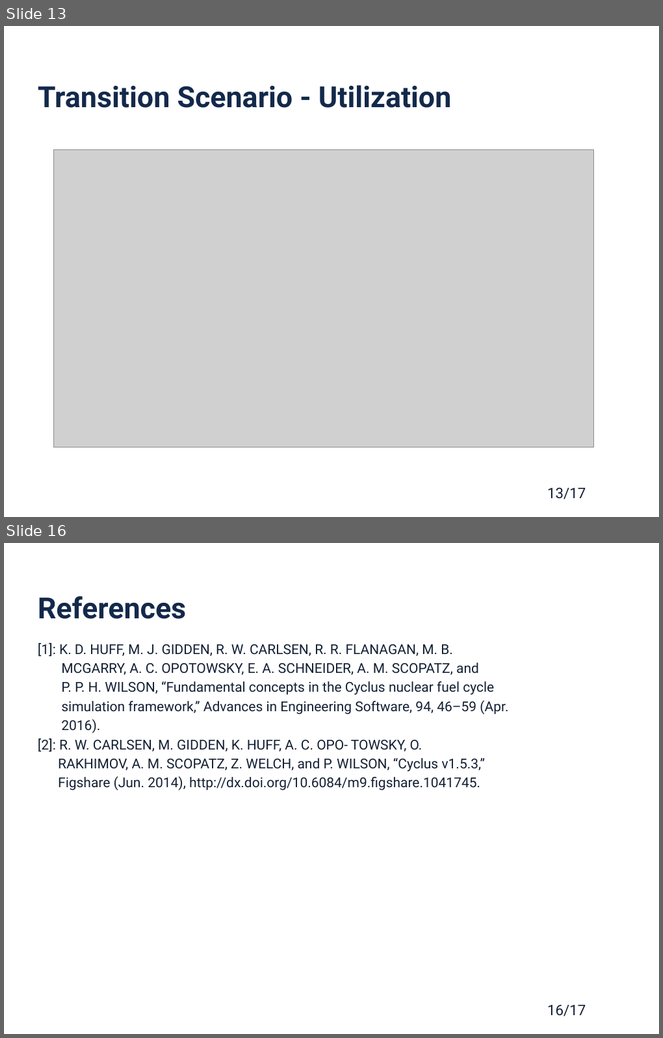
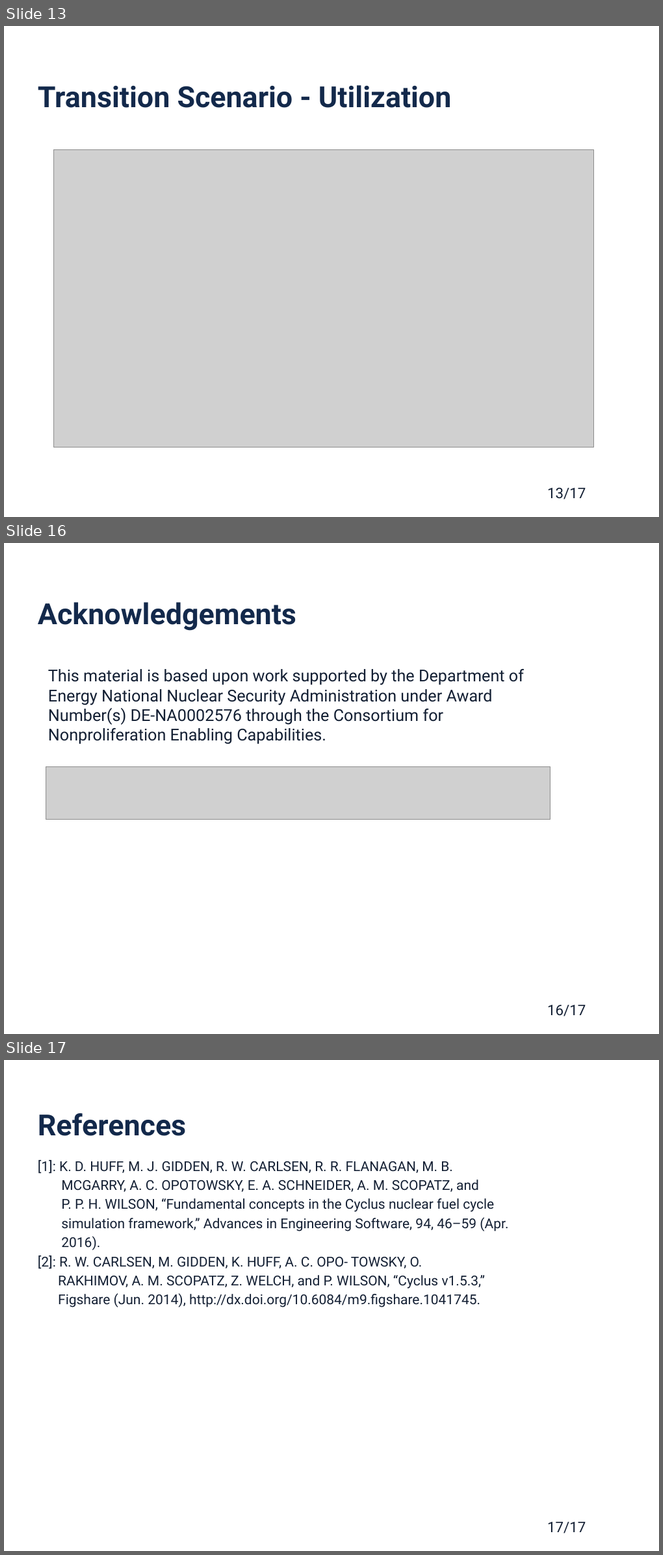
Before and after one commit to gtw2/2019-westphal-twofcs, a slide deck: 2019-westphal-twofcs-pres.pptx. Shown one above the other, each under a label of ours: slides 13 and 16 before the commit, slides 13, 16 and 17 after it; the slides between them are not shown. The pictures are 663x1038 and 663x1555 pixels, drawn with LibreOffice and Linux fonts; fonts in the diff are those of the drawing; grey boxes stand for pictures; background and template pictures are left out. Boxes give left, top, right and bottom in pixels: in the first picture for what was removed or moved away, otherwise in the second. Text is boxed around its words. In the diff, an @@ line names an element or a change of style, - is before the commit and + after.

```diff
--- a/2019-westphal-twofcs-pres.pptx
+++ b/2019-westphal-twofcs-pres.pptx
@@ slide 16 added at (4,543,659,1034), background picture (left out); not listed: 1 template element that a slide beside it also shows @@
@@ title added at (38,602,296,631), 32 pt, text #13294B, bold @@
+Acknowledgements
@@ text added at (48,669,524,745), 18 pt, text #131F33 @@
+This material is based upon work supported by the Department of Energy National Nuclear Security Administration under Award Number(s) DE-NA0002576 through the Consortium for Nonproliferation Enabling Capabilities.
@@ picture added at (46,767,551,819) @@
@@ what was slide 16 is now slide 17 @@
@@ page number at (547,1522,586,1534): text changed @@
-16/17
+17/17
```
Also in this commit, not shown: 10 slides changed, 1 other slide added, 1 slide removed, 1 other file.
